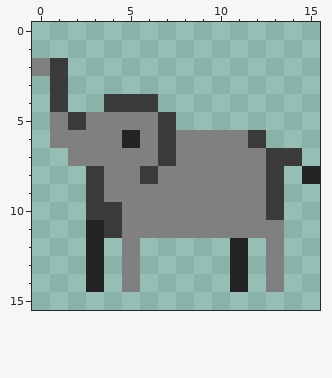
Edited in one commit: pixel-art sprite (app/static/animal_icon/elephant.png). Above: the version before the commit.
The file is 64x64 pixels, drawn in blocks of 4x4; one block is one cell here.
After the commit:
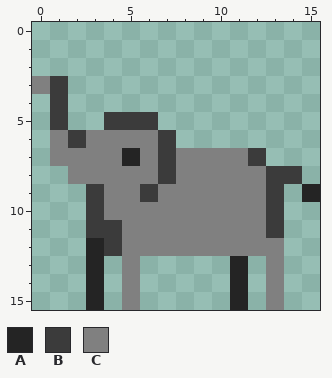
Palette (. is transparent): A #242424  B #3b3b3b  C #808080
The exact change:
y 2: x 0..1 CB -> ..
y 3: x 0 . -> C
y 4: x 4..6 BBB -> ...
y 5: x 1..7 CBCCCCB -> B..BBB.
y 6: x 2 C -> B; x 5 A -> C; x 8..12 CCCCB -> .....
y 7: x 1 . -> C; x 5 C -> A; x 12..14 CBB -> B..
y 8: x 2..3 .B -> CC; x 6..7 BC -> CB; x 14..15 .A -> B.
y 9: x 6 C -> B; x 15 . -> A
y 10: x 4 B -> C
y 11: x 3 A -> B; x 13 C -> B
y 12: x 4 . -> B; x 6..12 .....A. -> CCCCCCC
y 15: x 3 . -> A; x 5 . -> C; x 11 . -> A; x 13 . -> C
Changed places in both pictures, as pixel boxes (x1, y1, x2, y2):
changed: (32, 58, 320, 310)
